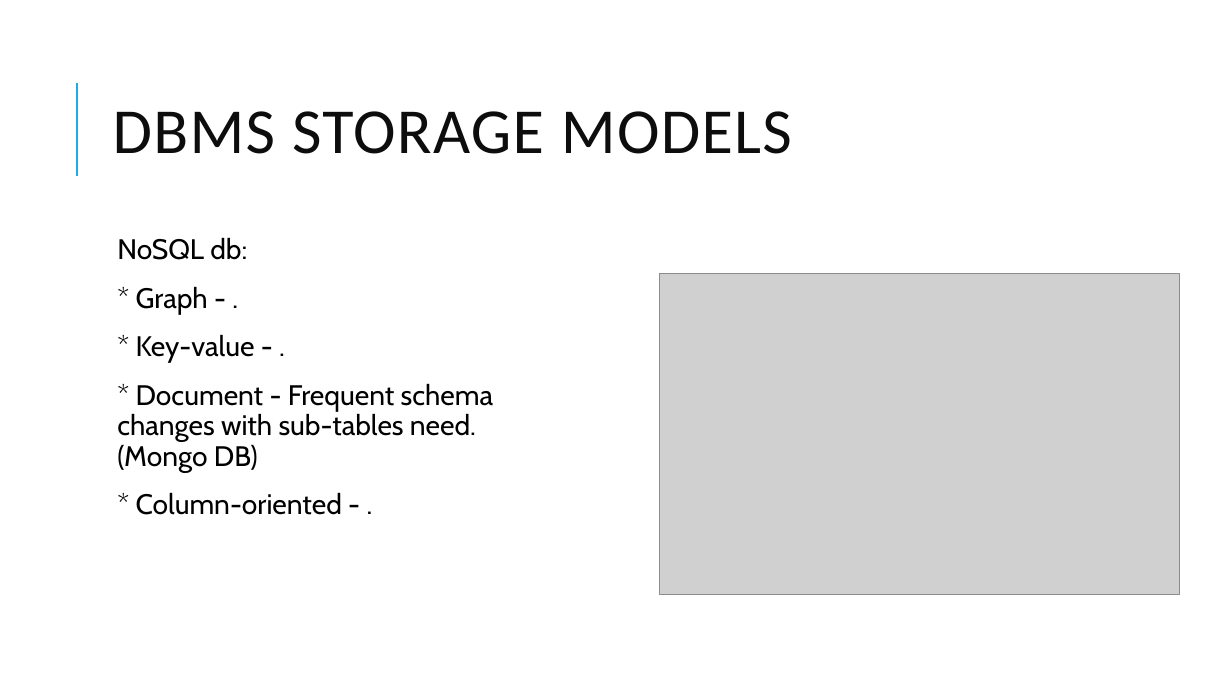
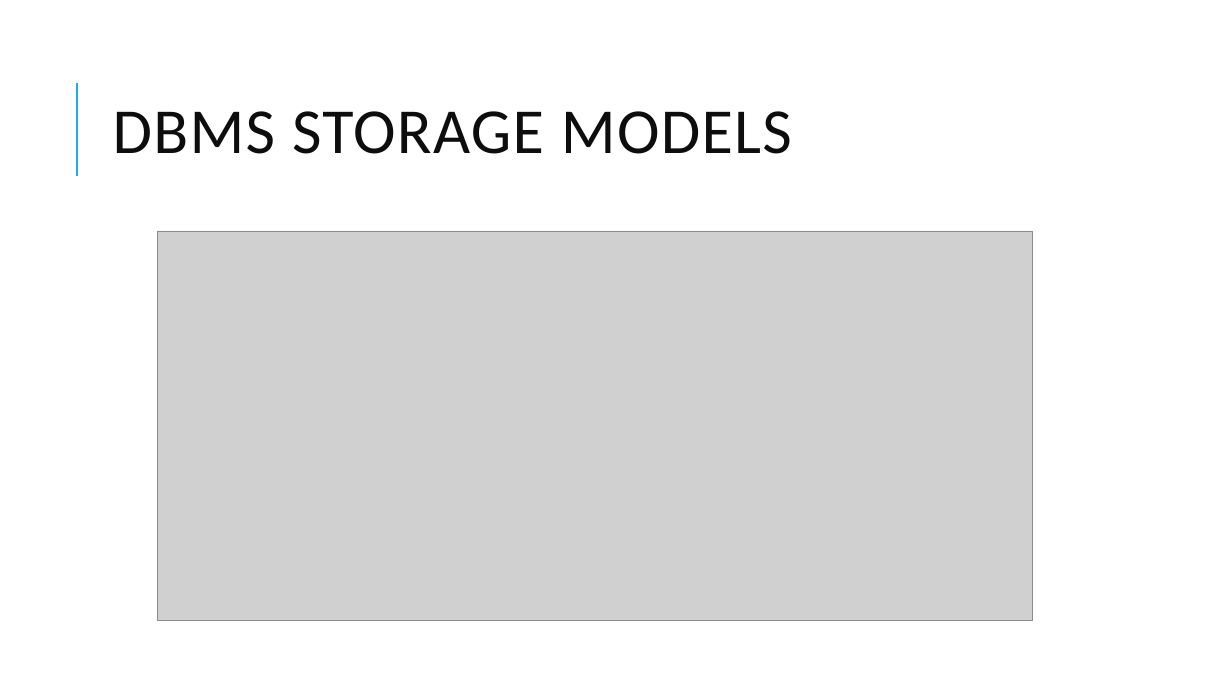
Before and after one commit to dinesarun/common, a slide deck: slide 9 of sessions/GAB 2021/Choosing right Data Service.pptx (slide 7 before the commit). Drawn at 1232x693 pixels with LibreOffice and Linux fonts; fonts in the diff are those of the drawing; grey boxes stand for pictures. Boxes give left, top, right and bottom in pixels: in the first picture for what was removed or moved away, otherwise in the second. Text is boxed around its words. In the diff, an @@ line names an element or a change of style, - is before the commit and + after.

```diff
--- a/sessions/GAB 2021/Choosing right Data Service.pptx
+++ b/sessions/GAB 2021/Choosing right Data Service.pptx
@@ text removed at (117,237,493,515) @@
-  NoSQL db:
-  * Graph - .
-  * Key-value - .
-  * Document - Frequent schema changes with sub-tables need. (Mongo DB)
-  * Column-oriented - .
@@ picture: place and size @@
-picture at (659,274,1179,595)
+picture at (157,231,1032,621)
```
Also in this commit, not shown: 14 other slides changed, 2 slides added.
